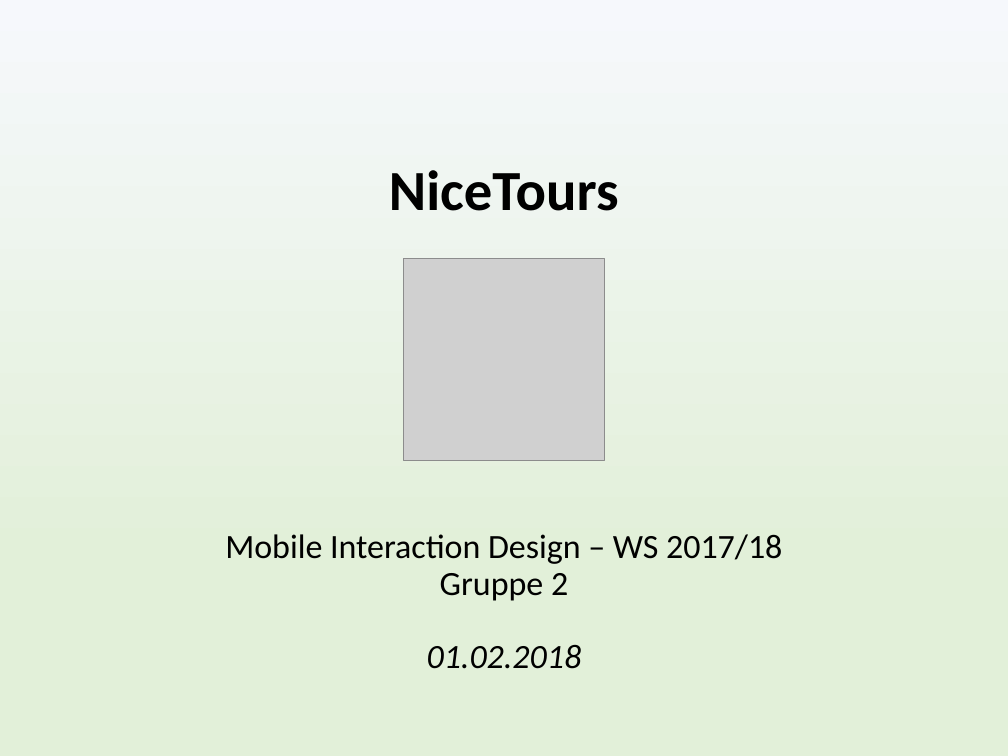
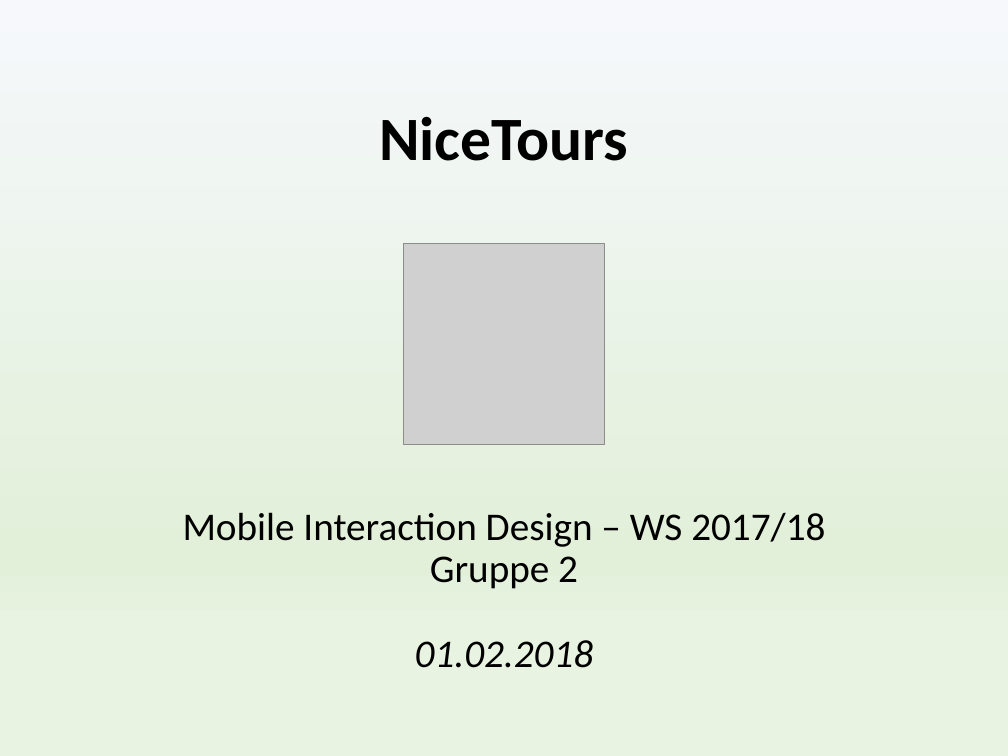
Before and after one commit to MIDw17group02/sightseeingApp, a slide deck: slide 1 of NiceTours Presentation.pptx. Drawn at 1008x756 pixels with LibreOffice and Linux fonts; fonts in the diff are those of the drawing; grey boxes stand for pictures. Boxes give left, top, right and bottom in pixels: in the first picture for what was removed or moved away, otherwise in the second. Text is boxed around its words. In the diff, an @@ line names an element or a change of style, - is before the commit and + after.

Commit message:
Updated Presentation with @J's Slides

```diff
--- a/NiceTours Presentation.pptx
+++ b/NiceTours Presentation.pptx
@@ background gradient #F6F8FC to #E2F0D9 to gradient #F6F8FC to #E2F0D9 to #E8F3E1 @@
@@ picture: place and size @@
-picture at (403,259,605,461)
+picture at (403,243,605,445)
@@ title "NiceTours Mobile Interaction Design – ..." at (183,512,825,668): size 40.5 to 44 pt in "NiceTours"; size 24.3 to 28 pt in "Mobile Interaction Design – WS 2017/18 Gruppe ..." @@
```
Also in this commit, not shown: 1 other slide changed, 6 slides added, 1 other file.
